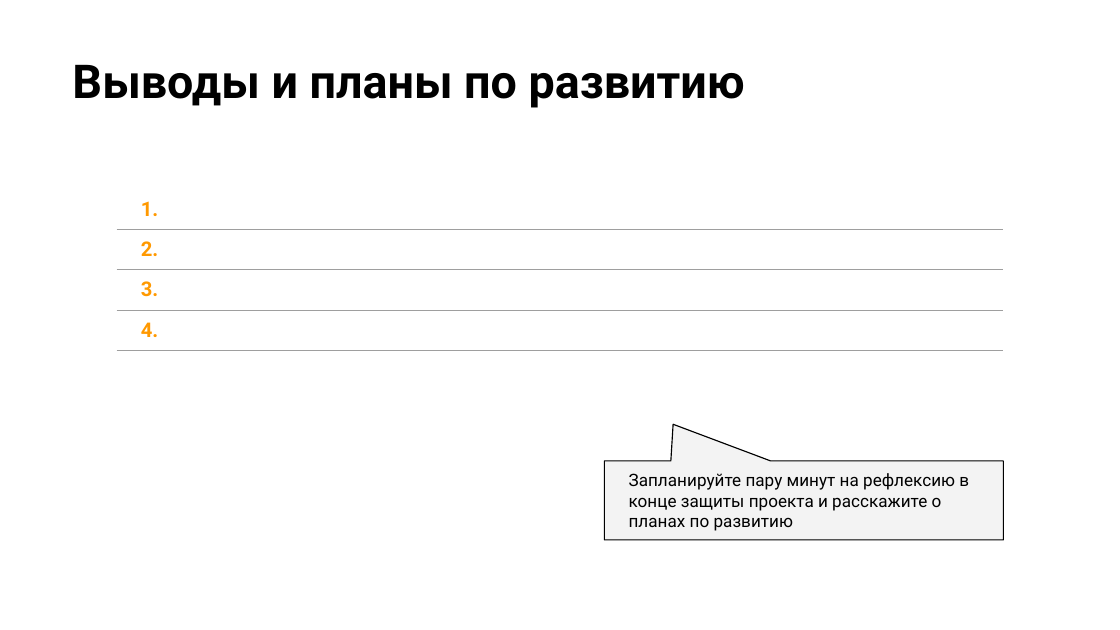
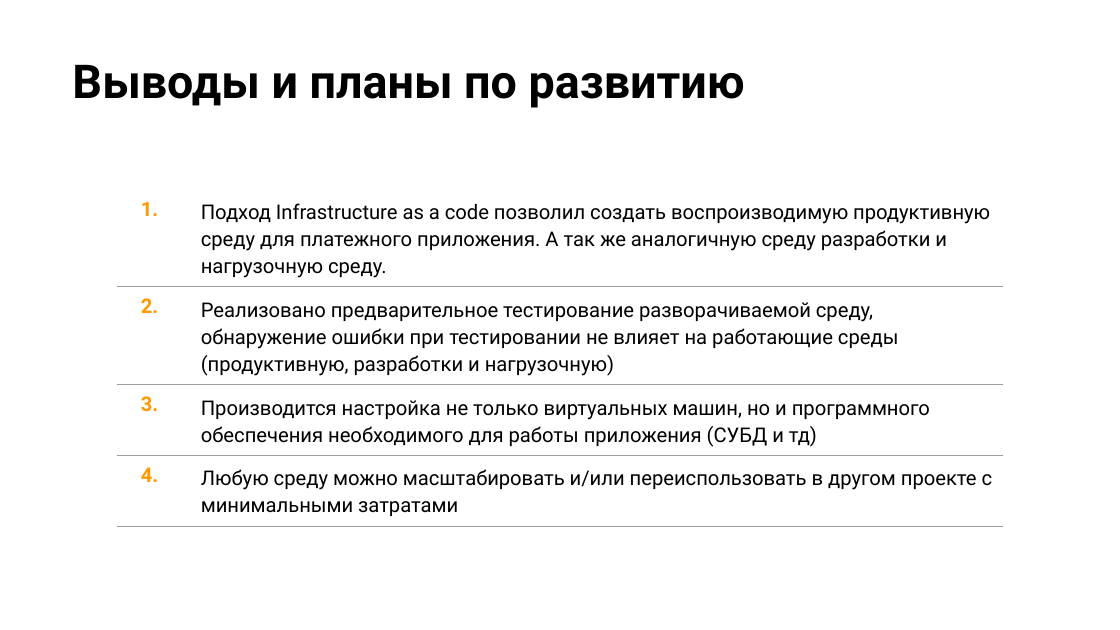
Before and after one commit to anton20044/IaC_FinalProject, a slide deck: slide 18 of Презентация.pptx. Drawn at 1120x630 pixels with LibreOffice and Linux fonts; fonts in the diff are those of the drawing; background and template pictures are left out. Boxes give left, top, right and bottom in pixels: in the first picture for what was removed or moved away, otherwise in the second. Text is boxed around its words. In the diff, an @@ line names an element or a change of style, - is before the commit and + after.

```diff
--- a/Презентация.pptx
+++ b/Презентация.pptx
@@ table at [116,189,1004,528] @@
-row 1, column 2: 
+row 1, column 2: Подход Infrastructure as a code позволил создать воспроизводимую продуктивную среду для платежного приложения. А так же аналогичную среду разработки и нагрузочную среду.
-row 2, column 2: 
+row 2, column 2: Реализовано предварительное тестирование разворачиваемой среду, обнаружение ошибки при тестировании не влияет на работающие среды (продуктивную, разработки и нагрузочную)
-row 3, column 2: 
+row 3, column 2: Производится настройка не только виртуальных машин, но и программного обеспечения необходимого для работы приложения (СУБД и тд)
-row 4, column 2: 
+row 4, column 2: Любую среду можно масштабировать и/или переиспользовать в другом проекте с минимальными затратами
@@ speech box removed at [605,461,1004,541] @@
-Запланируйте пару минут на рефлексию в конце защиты проекта и расскажите о планах по развитию
```
Also in this commit, not shown: 1 other slide changed, 2 other files.
